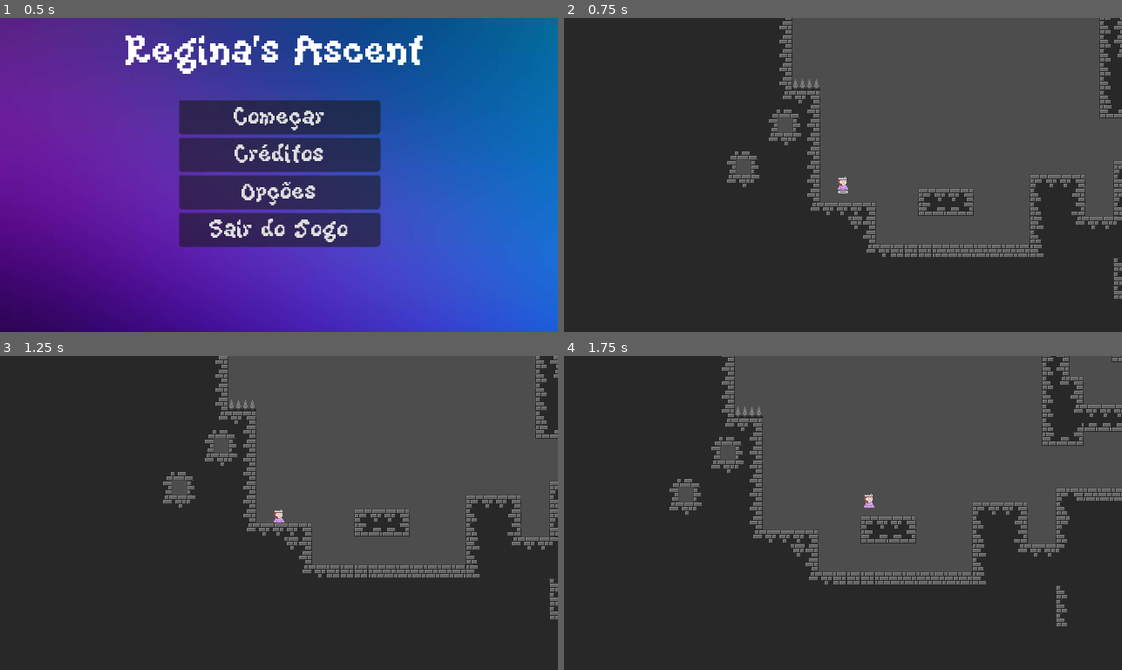
Above: before the commit, frames 1-4 (two rows, left to right).
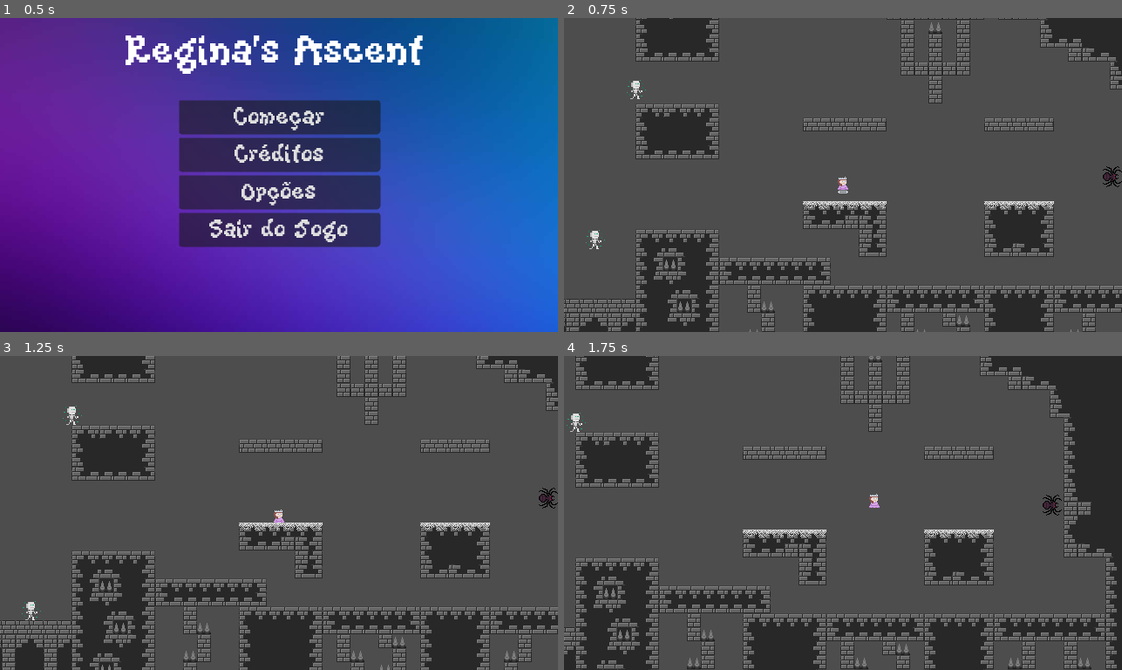
Above: after the commit, the same moments.

Repository: GabrielSiras/ProjetoDesktopRegina
Game: Godot game, scene res://scenes/ui/title_screen.tscn
Same seed, same stepped clock (60 frames per second), same inputs: the game is played once before the commit and once after it.
Inputs:
- Up to frame 1 (0.5 s): no input
- Up to frame 2 (0.75 s): click "Começar" at 0.5 s
- Up to frame 3 (1.25 s): no input
- Up to frame 4 (1.75 s): hold Right (ui_right) from 1.28 s (still down); tap X (dash) at 1.35 s; tap Z (jump) at 1.52 s

Frame 1 is identical in both runs. In frame 2, 54% of the frame differs, in the area x 0-100%, y 0-100%; in frame 3, 54%; in frame 4, 51%.

Commit message:
atualização aranha

Diff:
--- a/scenes/actors/enemies/web_projectile.tscn
+++ b/scenes/actors/enemies/web_projectile.tscn
@@ -7,16 +7,15 @@
 radius = 1.0
 height = 4.0
 
-[sub_resource type="CapsuleShape2D" id="CapsuleShape2D_1pamv"]
-radius = 1.0
-height = 4.0
+[sub_resource type="RectangleShape2D" id="RectangleShape2D_oqgxr"]
+size = Vector2(6.395, 6.5)
 
 [node name="WebProjectile" type="CharacterBody2D" unique_id=1178223244]
 script = ExtResource("1_oqgxr")
 
 [node name="Sprite2D" type="Sprite2D" parent="." unique_id=691062779]
-position = Vector2(1.1920929e-07, 0)
-scale = Vector2(0.049999997, 0.05)
+position = Vector2(7.1054274e-15, 4.9999995)
+scale = Vector2(0.205, 0.205)
 texture = ExtResource("1_ily33")
 
 [node name="CollisionShape2D" type="CollisionShape2D" parent="." unique_id=964850987]
@@ -27,7 +26,7 @@
 [node name="Area2D" type="Area2D" parent="." unique_id=963296887]
 
 [node name="CollisionShape2D" type="CollisionShape2D" parent="Area2D" unique_id=1205994769]
-position = Vector2(0, -2)
-shape = SubResource("CapsuleShape2D_1pamv")
+position = Vector2(-1.105, -6.475)
+shape = SubResource("RectangleShape2D_oqgxr")
 
 [connection signal="body_entered" from="Area2D" to="." method="_on_area_2d_body_entered"]
--- a/scenes/levels/Level_01.tscn
+++ b/scenes/levels/Level_01.tscn
@@ -131,7 +131,7 @@
 metadata/_edit_lock_ = true
 
 [node name="Regina" parent="." unique_id=1694901564 instance=ExtResource("1_hhyrm")]
-position = Vector2(-486, -98)
+position = Vector2(1454, -369)
 
 [node name="Camera2D" type="Camera2D" parent="Regina" unique_id=166192012]
 process_callback = 0
--- a/scripts/spider.gd
+++ b/scripts/spider.gd
@@ -2,7 +2,12 @@
 class_name Spider
 
 @onready var main = get_tree().current_scene
-@onready var projectile = load("res://scenes/actors/enemies/web_projectile.tscn")
+@onready var projectile = preload("res://scenes/actors/enemies/web_projectile.tscn")
+@onready var timer: Timer = $Timer
+
+var base_scale: Vector2
+var pop_tween: Tween
+var is_weaving_web: bool = false
 
 func _ready() -> void:
 	super._ready()
@@ -11,36 +16,80 @@
 	SPEED = 0
 	target_player = null
 
+	base_scale = scale
+
+	timer.stop()
+
 func _on_field_of_view_body_entered(body: Node2D) -> void:
 	if body is Player:
 		target_player = body
-		_on_timer_timeout() # Dispara a teia no ritmo do timer
+		shoot_web()
+		timer.start()
 
 func _on_field_of_view_body_exited(body: Node2D) -> void:
 	if body is Player:
 		target_player = null
-		rotation = 0
+		timer.stop()
 
 func _on_hurtbox_body_entered(body: Node2D) -> void:
 	if body is Player:
 		if body.is_dashing:
 			return
+
 		print("Aranha pegou a Regina!")
 		body.die()
 
-func _process(delta:float):
+func _process(delta: float) -> void:
 	if target_player != null:
 		look_at(target_player.global_position)
 
-# Função de disparo
-func shoot_web():
-	var instance = projectile.instantiate()
-	instance.dir = rotation
-	instance.spawnPos = global_position
-	instance.spawnRot = global_rotation
-	instance.zdex = z_index-1 #Faz com que o projétil spawne por baixo da aranha
-	main.add_child.call_deferred(instance)
+func shoot_web() -> void:
+	if target_player == null:
+		return
 
-# Sinal do timer
+	if is_weaving_web:
+		return
+
+	is_weaving_web = true
+
+	var instance: WebProjectile = projectile.instantiate()
+
+	add_child(instance)
+	instance.position = Vector2(0, 0)
+	instance.z_index = z_index - 1
+
+	await instance.weave_animation()
+
+	if target_player == null:
+		instance.queue_free()
+		is_weaving_web = false
+		return
+
+	var start_global_position := instance.global_position
+	var shoot_direction: Vector2 = start_global_position.direction_to(target_player.global_position)
+
+	instance.reparent(main)
+	instance.global_position = start_global_position
+
+	instance.launch(shoot_direction, z_index - 1)
+	play_shoot_pop()
+
+	is_weaving_web = false
+
+func play_shoot_pop() -> void:
+	if pop_tween:
+		pop_tween.kill()
+
+	scale = base_scale
+
+	pop_tween = create_tween()
+	pop_tween.tween_property(self, "scale", base_scale * 1.15, 0.06)\
+		.set_trans(Tween.TRANS_BACK)\
+		.set_ease(Tween.EASE_OUT)
+
+	pop_tween.tween_property(self, "scale", base_scale, 0.10)\
+		.set_trans(Tween.TRANS_BACK)\
+		.set_ease(Tween.EASE_IN)
+
 func _on_timer_timeout() -> void:
 	shoot_web()
--- a/scripts/web_projectile.gd
+++ b/scripts/web_projectile.gd
@@ -1,23 +1,94 @@
 extends CharacterBody2D
 class_name WebProjectile
 
-@export var SPEED := 100.0
+@export var SPEED: float = 200.0
+@export var LIFE_TIME: float = 2.0
 
-var dir: float
-var spawnPos: Vector2
-var spawnRot: float
-var zdex: int
+@export var WEAVE_TIME: float = 1
+@export var WEAVE_START_SCALE: float = 0.1
+@export var WEAVE_ROTATIONS: float = 3.0
+
+@export var END_SCALE_MULTIPLIER: float = 0.5
+@export var FADE_START_PERCENT: float = 0.9
+
+var direction: Vector2 = Vector2.RIGHT
+var launched: bool = false
+
+var default_scale: Vector2
+var launch_scale: Vector2
+var life_timer: float = 0.0
+
+@onready var area: Area2D = $Area2D
 
 func _ready() -> void:
-	global_position = spawnPos
-	global_rotation = spawnRot
-	z_index	= zdex
+	default_scale = scale
+
+	if not area.body_entered.is_connected(_on_area_2d_body_entered):
+		area.body_entered.connect(_on_area_2d_body_entered)
+
+	area.monitoring = false
+	modulate.a = 1.0
+
+func weave_animation() -> void:
+	launched = false
+	area.monitoring = false
+
+	life_timer = 0.0
+	modulate.a = 1.0
+
+	scale = default_scale * WEAVE_START_SCALE
+	rotation = 0
+
+	var tween := create_tween()
+	tween.set_parallel(true)
+
+	tween.tween_property(self, "scale", default_scale, WEAVE_TIME)\
+		.set_trans(Tween.TRANS_BACK)\
+		.set_ease(Tween.EASE_OUT)
+
+	tween.tween_property(self, "rotation", TAU * WEAVE_ROTATIONS, WEAVE_TIME)
+
+	await tween.finished
+
+func launch(shoot_direction: Vector2, projectile_z_index: int = 0) -> void:
+	direction = shoot_direction.normalized()
+	rotation = direction.angle() + PI / 2
+	z_index = projectile_z_index
+
+	launched = true
+	area.monitoring = true
+
+	life_timer = 0.0
+	launch_scale = scale
+	modulate.a = 1.0
 
 func _physics_process(delta: float) -> void:
-	velocity = Vector2(0,-SPEED).rotated(dir)
+	if not launched:
+		return
+
+	life_timer += delta
+
+	var life_progress: float = clampf(life_timer / LIFE_TIME, 0.0, 1.0)
+
+	# Diminui o tamanho durante todo o tempo de vida
+	scale = launch_scale.lerp(default_scale * END_SCALE_MULTIPLIER, life_progress)
+
+	# Só começa a desaparecer no final da vida
+	if life_progress >= FADE_START_PERCENT:
+		var fade_progress: float = inverse_lerp(FADE_START_PERCENT, 1.0, life_progress)
+		modulate.a = lerpf(1.0, 0.0, fade_progress)
+
+	velocity = direction * SPEED
 	move_and_slide()
 
+	if life_progress >= 1.0:
+		queue_free()
+
 func _on_area_2d_body_entered(body: Node2D) -> void:
+	if not launched:
+		return
+
 	if body is Player:
 		print("Ouch!")
-	#queue_free()
+		body.die()
+		queue_free()
